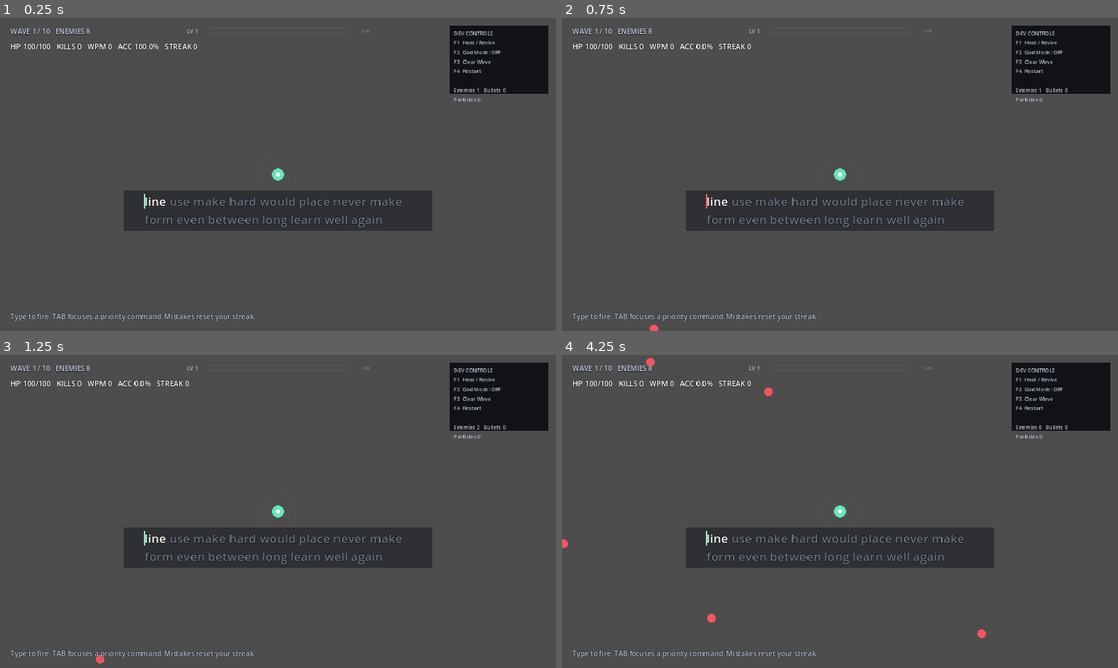
Above: before the commit, frames 1-4 (two rows, left to right).
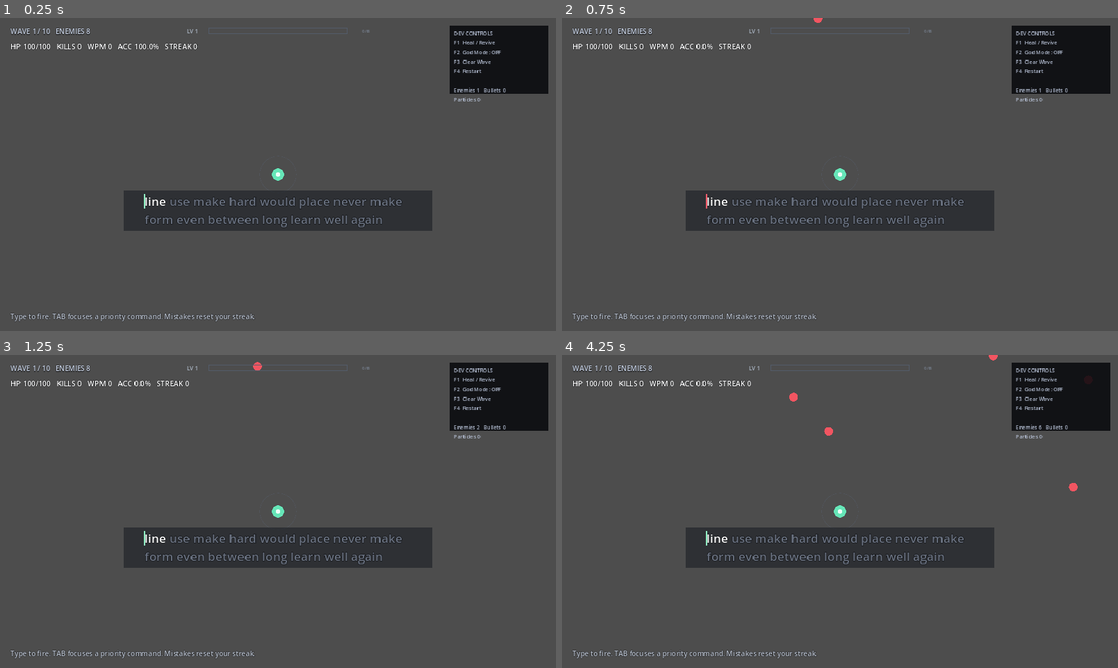
Above: after the commit, the same moments.

Repository: jlcuenca00/typing-roguelite
Game: Godot game, scene res://scenes/Main.tscn
Two runs of this game, one before a commit and one after it. Both use one fixed random seed, a clock stepped at 60 frames per second and the inputs below.
Inputs:
- Up to frame 1 (0.25 s): no input
- Up to frame 2 (0.75 s): tap Enter at 0.5 s; tap R at 0.6 s
- Up to frame 3 (1.25 s): no input
- Up to frame 4 (4.25 s): tap Space at 1.25 s; tap Tab at 1.35, 2.85 s; tap R at 2.1, 3.6 s; tap Enter at 2.75 s

Frame 1 is identical in both runs. In frame 2, less than 0.1% of the frame differs, in the area x 15-47%, y 0-100%; in frame 3, less than 0.1%; in frame 4, 0.3%, in the area x 0-93%, y 0-91%.

Commit message:
Balance fixed enemy HP and larger hordes without changing wave XP

Diff:
--- a/game/data/combat/enemies.json
+++ b/game/data/combat/enemies.json
@@ -9,7 +9,8 @@
     "weight": 1.0,
     "priority": false,
     "spawn_only": false,
-    "color": "#f25561"
+    "color": "#f25561",
+    "base_hp": 44.0
   },
   "runner": {
     "name": "Runner",
@@ -21,7 +22,8 @@
     "weight": 0.78,
     "priority": false,
     "spawn_only": false,
-    "color": "#ff965c"
+    "color": "#ff965c",
+    "base_hp": 44.0
   },
   "jammer": {
     "name": "Jammer",
@@ -35,7 +37,8 @@
     "spawn_only": false,
     "mechanic": "jam",
     "player_damage_multiplier": 0.72,
-    "color": "#b17cff"
+    "color": "#b17cff",
+    "base_hp": 44.0
   },
   "brute": {
     "name": "Brute",
@@ -47,7 +50,8 @@
     "weight": 0.52,
     "priority": false,
     "spawn_only": false,
-    "color": "#cf6576"
+    "color": "#cf6576",
+    "base_hp": 44.0
   },
   "bulwark": {
     "name": "Bulwark",
@@ -61,7 +65,8 @@
     "spawn_only": false,
     "mechanic": "shield",
     "protected_damage_multiplier": 0.55,
-    "color": "#65d9e8"
+    "color": "#65d9e8",
+    "base_hp": 44.0
   },
   "caller": {
     "name": "Caller",
@@ -76,7 +81,8 @@
     "mechanic": "summon",
     "summon_interval": 4.5,
     "summon_count": 2,
-    "color": "#e58bff"
+    "color": "#e58bff",
+    "base_hp": 44.0
   },
   "overseer": {
     "name": "Overseer",
@@ -93,7 +99,8 @@
     "boss_stop_radius": 145.0,
     "boss_attack_interval": 3.2,
     "boss_attack_damage": 8.0,
-    "color": "#ffcf70"
+    "color": "#ffcf70",
+    "base_hp": 84.5
   },
   "swarmer": {
     "name": "Swarmer",
@@ -105,6 +112,7 @@
     "weight": 0.0,
     "priority": false,
     "spawn_only": true,
-    "color": "#ffb36b"
+    "color": "#ffb36b",
+    "base_hp": 34.0
   }
 }
--- a/game/scripts/main.gd
+++ b/game/scripts/main.gd
@@ -19,21 +19,10 @@
 const TYPING_LEFT_X := 48.0
 
 const TOTAL_WAVES := 10
-# Each wave gets a fixed threat/XP budget. Enemy count is derived from which
-# archetypes the seeded wave plan spends that budget on. Player damage never
-# changes the budget or spawns extra enemies.
-const WAVE_THREAT_BUDGETS := [
-	8,
-	12,
-	18,
-	28,
-	42,
-	68,
-	100,
-	160,
-	280,
-	440
-]
+# Horde size and XP are authored separately: more bodies must not accelerate
+# upgrade income or react to player damage.
+const WAVE_THREAT_BUDGETS := [8, 14, 22, 34, 52, 80, 116, 184, 312, 484]
+const WAVE_XP_BUDGETS := [8, 12, 18, 28, 42, 68, 100, 160, 280, 440]
 
 const MAX_TYPES_PER_WAVE := 5
 const PRIORITY_CAPS := [
@@ -71,13 +60,13 @@
 # authored threat plan, never by a timer.
 const WAVE_SPAWN_INTERVALS := [
 	0.82,
-	0.76,
-	0.68,
-	0.60,
-	0.52,
+	0.74,
+	0.66,
+	0.58,
+	0.50,
 	0.44,
-	0.36,
-	0.28,
+	0.39,
+	0.30,
 	0.22,
 	0.18
 ]
@@ -470,7 +459,7 @@
 	# Add the value of enemies that have not spawned yet.
 	for i in range(wave_spawned_count, wave_spawn_plan.size()):
 		remaining_xp += int(
-			wave_spawn_plan[i].get("threat_cost", 0)
+			wave_spawn_plan[i].get("xp_value", 0)
 		)
 
 	enemies.clear()
@@ -970,9 +959,9 @@
 func _spawn_batch_for_wave(wave_number: int) -> int:
 	if wave_number >= 9:
 		return rng.randi_range(2, 3)
-	if wave_number >= 7:
-		return 2 if rng.randf() < 0.65 else 1
-	return 1
+	# Introduce batches before elites arrive instead of doubling arrivals at 7.
+	var double_chance := clampf(float(wave_number - 4) * 0.15, 0.0, 0.60)
+	return 2 if rng.randf() < double_chance else 1
 
 
 func _next_spawn_delay() -> float:
@@ -1081,18 +1070,17 @@
 				rng.randf_range(-margin, viewport_size.y + margin)
 			)
 
-	var wave_scale := float(current_wave - 1)
 	# Movement speed is now primarily an archetype property. Later-wave pressure
 	# comes from density, composition, elites, and priority mechanics rather than
 	# globally accelerating every enemy.
 	var base_speed := rng.randf_range(40.0, 60.0)
-	var base_hp := 44.0 + wave_scale * 4.5 + minf(elapsed * 0.05, 14.0)
+	var base_hp := float(spec.get("base_hp", 44.0))
 	var is_elite := bool(spec.get("elite", false))
 	var is_boss := bool(spec.get("boss", false))
 	var radius := ENEMY_RADIUS * float(spec.get("radius_multiplier", 1.0))
 	var hp_value := base_hp * float(spec.get("hp_multiplier", 1.0))
 	var speed := base_speed * float(spec.get("speed_multiplier", 1.0))
-	var threat_cost := int(spec.get("threat_cost", 1))
+	var xp_value := int(spec.get("xp_value", 0))
 
 	if is_elite:
 		radius *= ELITE_RADIUS_MULTIPLIER
@@ -1139,7 +1127,7 @@
 		"speed": speed,
 		"hp": hp_value,
 		"max_hp": hp_value,
-		"xp_value": threat_cost,
+		"xp_value": xp_value,
 		"radius": radius,
 		"base_color": base_color,
 		"flash": 0.0,
@@ -1414,14 +1402,13 @@
 		return
 
 	var definition: Dictionary = enemy_definitions["swarmer"]
-	var wave_scale := float(current_wave - 1)
 
 	for i in range(maxi(count, 0)):
 		var angle := rng.randf_range(0.0, TAU)
 		var spawn_pos := origin + Vector2.RIGHT.rotated(angle) * rng.randf_range(14.0, 30.0)
 		var uid := next_enemy_uid
 		next_enemy_uid += 1
-		var base_hp := 34.0 + wave_scale * 3.0
+		var base_hp := float(definition.get("base_hp", 34.0))
 		var base_speed := rng.randf_range(48.0, 62.0)
 		var color := Color.from_string(
 			String(definition.get("color", "#ffb36b")),
@@ -2546,8 +2533,27 @@
 	if not boss_spec.is_empty():
 		wave_spawn_plan.append(boss_spec)
 
+	_assign_wave_xp(wave_number)
+
 	wave_spawned_count = 0
 	wave_resolved_count = 0
+
+
+func _assign_wave_xp(wave_number: int) -> void:
+	# Cumulative rounding preserves the exact wave XP budget, including when
+	# individual cheap enemies are worth zero XP. Contact losses still lose XP.
+	var index := clampi(wave_number - 1, 0, WAVE_XP_BUDGETS.size() - 1)
+	var xp_budget := int(WAVE_XP_BUDGETS[index])
+	var threat_budget := _wave_threat_budget(wave_number)
+	var cumulative_threat := 0
+	var assigned_xp := 0
+	for i in range(wave_spawn_plan.size()):
+		var spec: Dictionary = wave_spawn_plan[i]
+		cumulative_threat += int(spec.get("threat_cost", 1))
+		var target_xp := int(round(float(cumulative_threat * xp_budget) / float(threat_budget)))
+		spec["xp_value"] = target_xp - assigned_xp
+		wave_spawn_plan[i] = spec
+		assigned_xp = target_xp
 
 
 func _has_pending_xp_particles() -> bool:
--- /dev/null
+++ b/game/tests/horde_balance.gd
@@ -0,0 +1,90 @@
+extends SceneTree
+
+var failures := 0
+
+
+func _initialize() -> void:
+	call_deferred("_run")
+
+
+func _check(condition: bool, message: String) -> void:
+	if not condition:
+		push_error(message)
+		failures += 1
+
+
+func _run() -> void:
+	var game = load("res://scenes/Main.tscn").instantiate()
+	root.add_child(game)
+	game.set_process(false)
+	var expected_xp := [8, 12, 18, 28, 42, 68, 100, 160, 280, 440]
+	var totals := []
+	for wave in range(1, 11):
+		var body_total := 0
+		for seed_value in range(100):
+			game.rng.seed = seed_value
+			game._prepare_wave_spawn_plan(wave)
+			var threat := 0
+			var xp := 0
+			var elites := 0
+			for spec in game.wave_spawn_plan:
+				threat += int(spec["threat_cost"])
+				xp += int(spec["xp_value"])
+				elites += int(bool(spec["elite"]))
+				_check(int(spec["xp_value"]) >= 0, "Negative enemy XP")
+			_check(threat == game._wave_threat_budget(wave), "Wave threat mismatch")
+			_check(xp == expected_xp[wave - 1], "Perfect-clear XP changed")
+			_check(elites == game._elite_count_for_wave(wave), "Elite count changed")
+			if wave == 10:
+				_check(bool(game.wave_spawn_plan.back().get("boss", false)), "Boss must be last")
+			body_total += game.wave_spawn_plan.size()
+		totals.append(float(body_total) / 100.0)
+	# Exercise actual spawns at different waves and elapsed times, including boss.
+	for enemy_id in game.enemy_definitions:
+		var definition: Dictionary = game.enemy_definitions[enemy_id]
+		var expected_hp := float(definition["base_hp"]) * float(definition["hp_multiplier"])
+		for wave in [1, 7, 10]:
+			for elapsed_time in [0.0, 600.0]:
+				game.enemies.clear()
+				game.current_wave = wave
+				game.elapsed = elapsed_time
+				if enemy_id == "swarmer":
+					game._spawn_summoned_swarmers(Vector2.ZERO, 1)
+				else:
+					var spec := definition.duplicate(true)
+					spec["enemy_id"] = enemy_id
+					spec["xp_value"] = 2
+					game.wave_spawn_plan.assign([spec])
+					game.wave_spawned_count = 0
+					game._spawn_enemy()
+				_check(is_equal_approx(float(game.enemies[0]["max_hp"]), expected_hp), "HP inflation: " + enemy_id)
+				if enemy_id == "swarmer":
+					_check(game.enemies[0]["xp_value"] == 0, "Summons grant XP")
+	# Elite modifier remains separate from fixed archetype HP.
+	var elite: Dictionary = game.enemy_definitions["brute"].duplicate(true)
+	elite["elite"] = true
+	elite["enemy_id"] = "brute"
+	game.enemies.clear()
+	game.wave_spawn_plan.assign([elite])
+	game.wave_spawned_count = 0
+	game._spawn_enemy()
+	_check(is_equal_approx(float(game.enemies[0]["max_hp"]), 44.0 * 2.35 * 1.55), "Elite HP modifier lost")
+	# Dev clear must award assigned XP for both live and unspawned enemies.
+	game.enemies.clear()
+	game.particles.clear()
+	game.current_wave = 6
+	game._prepare_wave_spawn_plan(6)
+	game._spawn_enemy()
+	game.wave_spawned_count = 1
+	game.xp_total = 0
+	game._dev_perfect_clear_wave()
+	_check(game.xp_total == 68, "Dev clear bypasses wave XP budget")
+	for wave in range(1, 11):
+		for sample in range(200):
+			var batch: int = game._spawn_batch_for_wave(wave)
+			_check(batch >= (2 if wave >= 9 else 1), "Batch too small")
+			_check(batch <= (3 if wave >= 9 else 2 if wave >= 5 else 1), "Batch too large")
+	print("Mean planned bodies per wave (100 seeds): ", totals)
+	print("Horde balance failures: ", failures)
+	game.free()
+	quit(1 if failures > 0 else 0)
Not shown, changed: docs/DEVLOG.md
Not shown, changed: docs/PROGRESSION_PHILOSOPHY.md
